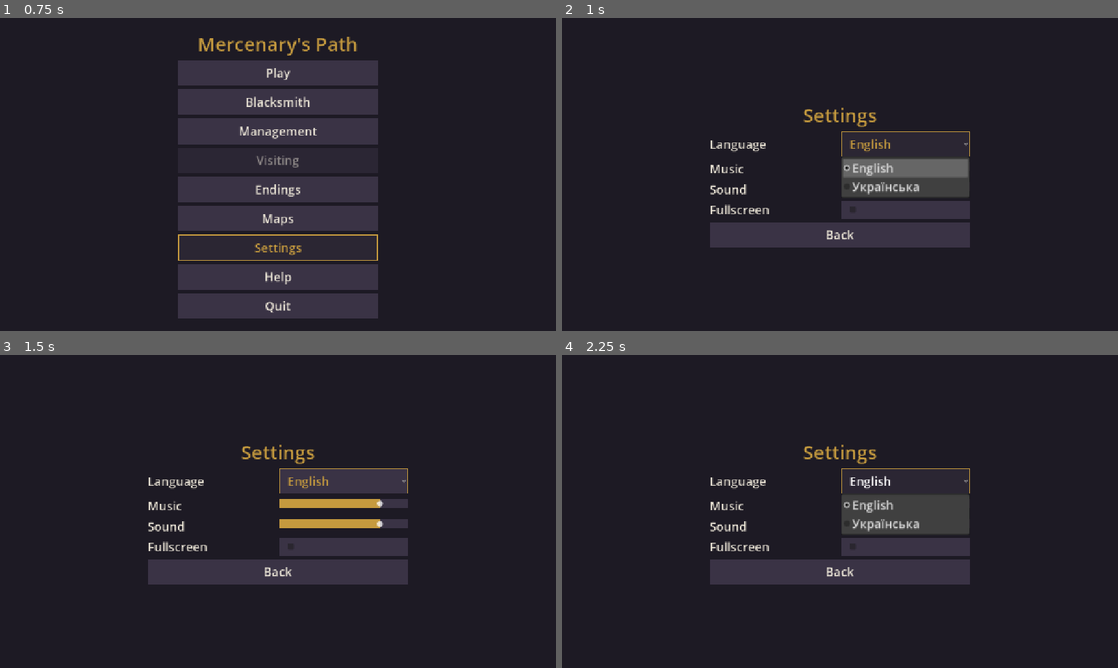
Above: before the commit, frames 1-4 (two rows, left to right).
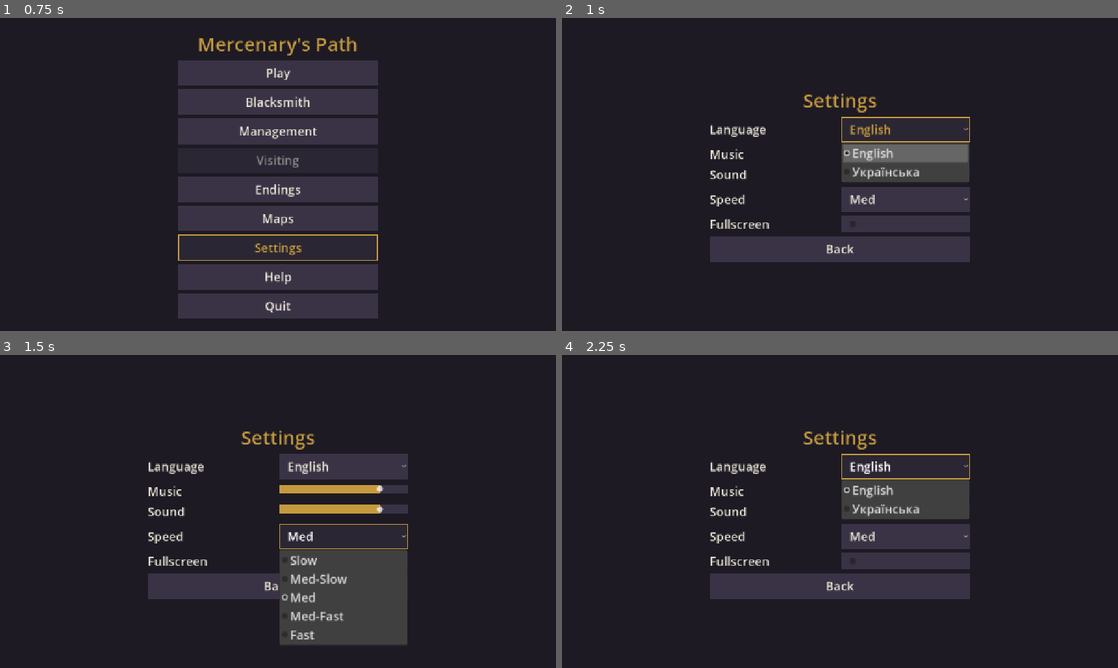
Above: after the commit, the same moments.

Repository: sapega89/Path-Of-A-Warrior
Game: Godot game, scene res://scenes/main.tscn
Two runs of this game, one before a commit and one after it. Both use one fixed random seed, a clock stepped at 60 frames per second and the inputs below.
Inputs (mouse positions are in pixels of both pictures, inside the frame that each line leads up to):
- Up to frame 1 (0.75 s): tap Enter (ui_accept) at 0.5 s; move the mouse to (250, 237) at 0.52 s; hold W (move_up) from 0.53 s (still down); hold J (attack) from 0.53 s (still down); click (250, 237) at 0.67 s
- Up to frame 2 (1 s): keep holding W (move_up); keep holding J (attack); tap Enter (ui_accept) at 0.77 s
- Up to frame 3 (1.5 s): release W (move_up) at 1.25 s; release J (attack) at 1.25 s; click (344, 536) at 1.25 s, where only the run after the commit has a clickable "Med"
- Up to frame 4 (2.25 s): click "English" at 2 s

Frame 1 is identical in both runs. In frame 2, 9.1% of the frame differs, in the area x 26-74%, y 24-78%; in frame 3, 12%, in the area x 26-74%, y 24-93%; in frame 4, 8.3%.

Commit message:
Godot: the game speed option (Slow .. Fast) for missions
Co-Authored-By: Claude Opus 5.5 <noreply@anthropic.com>
Claude-Session: https://claude.ai/code/session_01Pra1erWg8UTqtk76LxS6ea

Diff:
--- a/godot/client/i18n/strings.json
+++ b/godot/client/i18n/strings.json
@@ -386,5 +386,29 @@
   "pause.help": {
     "en": "Help",
     "uk": "Довідка"
+  },
+  "settings.speed": {
+    "en": "Speed",
+    "uk": "Швидкість"
+  },
+  "settings.speed_0": {
+    "en": "Slow",
+    "uk": "Повільно"
+  },
+  "settings.speed_1": {
+    "en": "Med-Slow",
+    "uk": "Трохи повільно"
+  },
+  "settings.speed_2": {
+    "en": "Med",
+    "uk": "Середньо"
+  },
+  "settings.speed_3": {
+    "en": "Med-Fast",
+    "uk": "Трохи швидко"
+  },
+  "settings.speed_4": {
+    "en": "Fast",
+    "uk": "Швидко"
   }
 }
--- a/godot/client/scripts/core/settings.gd
+++ b/godot/client/scripts/core/settings.gd
@@ -11,7 +11,10 @@
 	"music_volume": 0.8,
 	"sfx_volume": 0.8,
 	"fullscreen": false,
+	"game_speed": 2,  # the missions' speed: 0 Slow .. 4 Fast (SPEED_MS)
 }
+## One tick of a mission at each game speed, in ms (2, Med, is the simulation's own tick).
+const SPEED_MS := [250, 180, 120, 90, 50]
 const BUSES := {"music_volume": "Music", "sfx_volume": "SFX"}
 
 var path := DEFAULT_PATH
@@ -77,6 +80,11 @@
 	return I18nScript.pick_locale(get_value("locale"), OS.get_locale_language())
 
 
+## A mission's tick at the chosen game speed, in seconds.
+func tick_seconds() -> float:
+	return SPEED_MS[int(get_value("game_speed"))] / 1000.0
+
+
 static func can_fullscreen() -> bool:
 	return not (OS.has_feature("mobile") or OS.has_feature("web")) \
 		and DisplayServer.get_name() != "headless"
@@ -90,6 +98,9 @@
 		TYPE_BOOL:
 			if typeof(value) == TYPE_BOOL:
 				return value
+		TYPE_INT:
+			if typeof(value) in [TYPE_FLOAT, TYPE_INT]:
+				return clampi(int(value), 0, SPEED_MS.size() - 1)
 		TYPE_STRING:
 			if typeof(value) == TYPE_STRING:
 				return value
--- a/godot/client/scripts/screens/mission_screen.gd
+++ b/godot/client/scripts/screens/mission_screen.gd
@@ -20,7 +20,8 @@
 const Profile := preload("res://scripts/core/profile.gd")
 const MissionPause := preload("res://scripts/ui/mission_pause.gd")
 
-const TICK := MapSim.TICK_MS / 1000.0
+## One tick of the game, by the game speed of the settings (MapSim.TICK_MS at Med).
+var tick := MapSim.TICK_MS / 1000.0
 const ARROW_SCALE := 3.0
 const ARROW_PATH := "res://assets/original/ui/arrow%d.png"
 
@@ -61,6 +62,7 @@
 
 func _ready() -> void:
 	var p: Dictionary = Router.params
+	tick = Settings.tick_seconds()
 	lord_id = int(p.get("lord", 1))
 	mission = int(p.get("mission", 0))
 	var campaign := Campaign.new()
@@ -183,8 +185,8 @@
 		if _pressed_now("potion_%d" % (i + 1)):
 			_potion = i
 	_acc += delta
-	while _acc >= TICK:
-		_acc -= TICK
+	while _acc >= tick:
+		_acc -= tick
 		sim.tick(held, _pressed, _fire, _hotkey, _potion)
 		for n in sim.sounds:
 			Audio.play_sound(n)
@@ -205,7 +207,7 @@
 			Router.push("story", {"story": ending, "reward_item": profile.reward_item,
 				"opened_lord": profile.opened_lord})
 		return
-	_update_view(_acc / TICK)
+	_update_view(_acc / tick)
 
 
 ## The key went down since the last frame (a press seen once, whenever the frame runs).
--- a/godot/client/scripts/screens/settings_screen.gd
+++ b/godot/client/scripts/screens/settings_screen.gd
@@ -1,5 +1,5 @@
 extends Control
-## Settings: language, music and sound volume, fullscreen (desktop only).
+## Settings: language, music and sound volume, the game speed, fullscreen (desktop only).
 
 const UiTheme := preload("res://scripts/ui/ui_theme.gd")
 const I18nScript := preload("res://scripts/core/i18n.gd")
@@ -10,6 +10,7 @@
 var music: HSlider
 var sfx: HSlider
 var fullscreen: CheckBox
+var speed: OptionButton  # the game speed of the missions
 ## Shown over another screen (the mission's pause menu): what Back does instead of going back.
 var close := Callable()
 
@@ -33,6 +34,14 @@
 	_row(col, "settings.music", music)
 	sfx = _slider("Sfx", "sfx_volume")
 	_row(col, "settings.sfx", sfx)
+
+	speed = OptionButton.new()
+	speed.name = "Speed"
+	for i in Settings.SPEED_MS.size():
+		speed.add_item(tr("settings.speed_%d" % i), i)
+	speed.select(int(Settings.get_value("game_speed")))
+	speed.item_selected.connect(func(i: int): Settings.set_value("game_speed", i))
+	_row(col, "settings.speed", speed)
 
 	if Settings.can_fullscreen():
 		fullscreen = CheckBox.new()
--- a/godot/client/tests/test_settings.gd
+++ b/godot/client/tests/test_settings.gd
@@ -42,3 +42,21 @@
 	eq(s.get_value("sfx_volume"), 1.0, "clamped, int accepted")
 	s.free()
 	DirAccess.remove_absolute(ProjectSettings.globalize_path(PATH))
+
+
+func test_game_speed() -> void:
+	var s := _fresh()
+	eq(s.tick_seconds(), 0.12, "Med: the simulation's own 120 ms")
+	check(s.set_value("game_speed", 4), "Fast")
+	eq(s.tick_seconds(), 0.05, "50 ms a tick")
+	s.set_value("game_speed", 9)
+	eq(s.get_value("game_speed"), 4, "clamped")
+	s.set_value("game_speed", 0)
+	eq(s.tick_seconds(), 0.25, "Slow: 250 ms")
+	var s2: Node = SettingsScript.new()
+	s2.path = PATH
+	s2.load_from_disk()
+	eq(s2.get_value("game_speed"), 0, "saved")
+	s.free()
+	s2.free()
+	DirAccess.remove_absolute(ProjectSettings.globalize_path(PATH))
